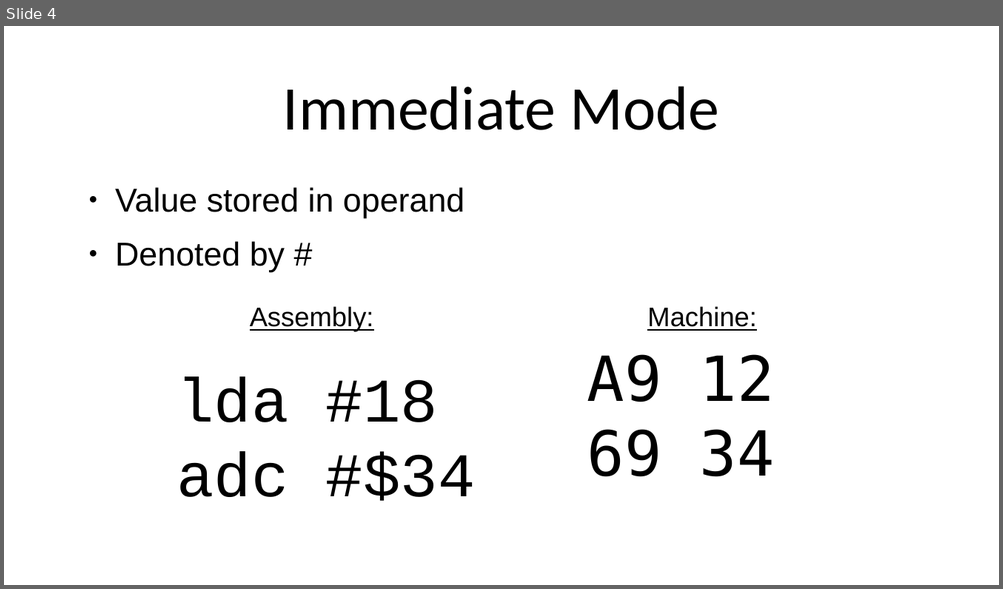
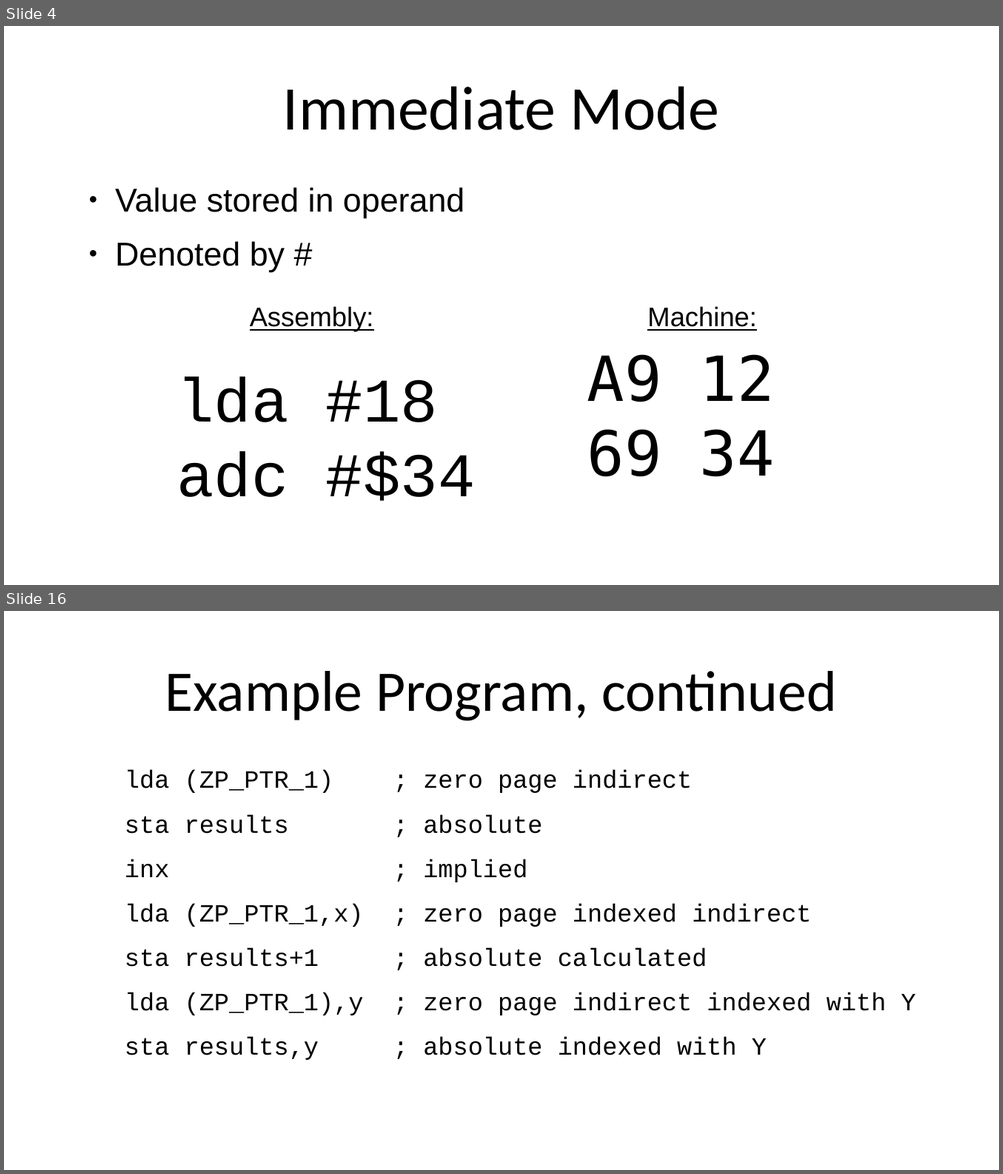
Before and after one commit to SlithyMatt/x16-assembly-tutorial, a slide deck: Lesson2/Lesson2.odp. Shown one above the other, each under a label of ours: slide 4 before the commit, slides 4 and 16 after it; the slides between them are not shown. The pictures are 1003x589 and 1003x1174 pixels, drawn with LibreOffice and Linux fonts; fonts in the diff are those of the drawing. Boxes give left, top, right and bottom in pixels: in the first picture for what was removed or moved away, otherwise in the second. Text is boxed around its words. In the diff, an @@ line names an element or a change of style, - is before the commit and + after.

```diff
--- a/Lesson2/Lesson2.odp
+++ b/Lesson2/Lesson2.odp
@@ slide 16 added at box(4, 611, 999, 1170), background #FFFFFF @@
@@ title added at box(165, 671, 836, 721), 55.5 pt, text #000000 @@
+Example Program, continued
@@ text added at box(125, 770, 916, 1060), 24 pt, text #000000 @@
+lda (ZP_PTR_1) ; zero page indirect
+sta results ; absolute
+inx ; implied
+lda (ZP_PTR_1,x) ; zero page indexed indirect
+sta results+1 ; absolute calculated
+lda (ZP_PTR_1),y ; zero page indirect indexed with Y
+sta results,y ; absolute indexed with Y
```
Also in this commit, not shown: 1 slide changed, 11 other slides added, 1 slide removed, 2 other files.
